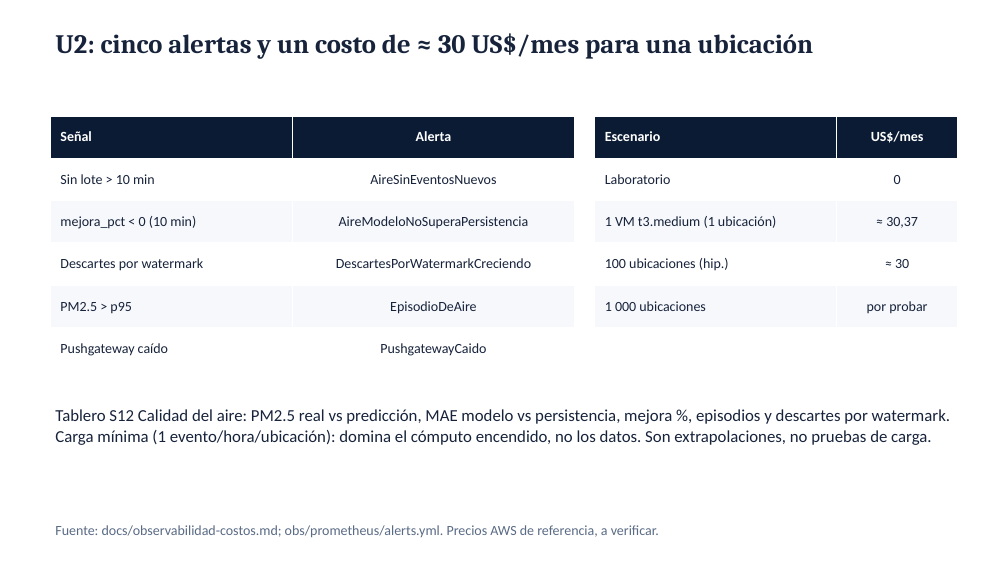
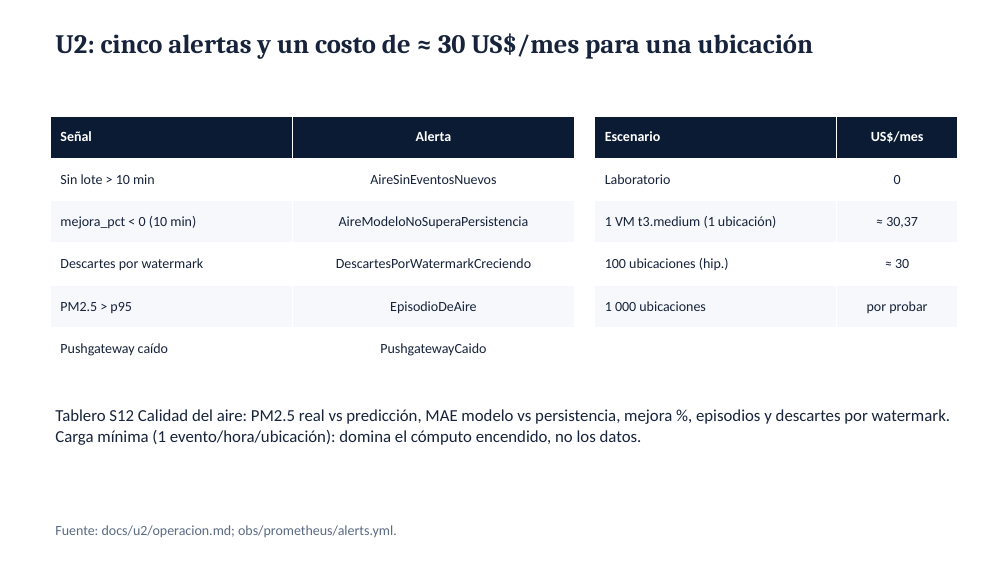
Before and after one commit to Lanzeloth03/lambda26-bigdata, a slide deck: slide 11 of presentacion/EcoData_U1_U2_Aire_Lanzeloth.pptx (slide 10 before the commit). Drawn at 1008x567 pixels with LibreOffice and Linux fonts; fonts in the diff are those of the drawing. Boxes give left, top, right and bottom in pixels: in the first picture for what was removed or moved away, otherwise in the second. Text is boxed around its words. In the diff, an @@ line names an element or a change of style, - is before the commit and + after.

```diff
--- a/presentacion/EcoData_U1_U2_Aire_Lanzeloth.pptx
+++ b/presentacion/EcoData_U1_U2_Aire_Lanzeloth.pptx
@@ text at (55, 430, 642, 445): text changed @@
-Carga mínima (1 evento/hora/ubicación): domina el cómputo encendido, no los datos. Son extrapolaciones, no pruebas de carga.
+Carga mínima (1 evento/hora/ubicación): domina el cómputo encendido, no los datos.
@@ text at (55, 525, 397, 537): text changed @@
-Fuente: docs/observabilidad-costos.md; obs/prometheus/alerts.yml. Precios AWS de referencia, a verificar.
+Fuente: docs/u2/operacion.md; obs/prometheus/alerts.yml.
```
Also in this commit, not shown: 7 other slides changed, 1 slide added, 16 other files.
